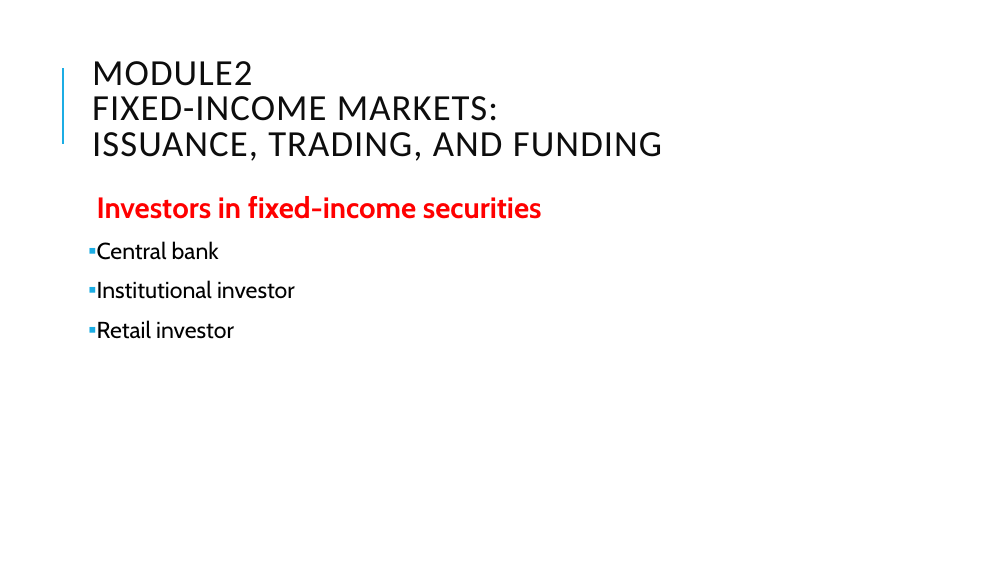
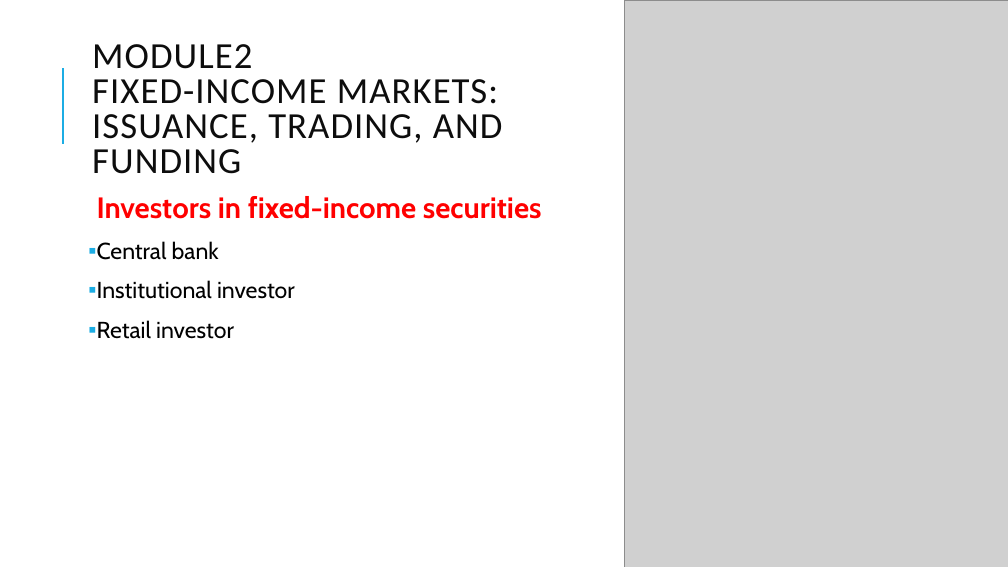
Before and after one commit to Isco0530/data, a slide deck: slide 59 of Fixed Income.pptx. Drawn at 1008x567 pixels with LibreOffice and Linux fonts; fonts in the diff are those of the drawing; grey boxes stand for pictures. Boxes give left, top, right and bottom in pixels: in the first picture for what was removed or moved away, otherwise in the second. Text is boxed around its words. In the diff, an @@ line names an element or a change of style, - is before the commit and + after.

```diff
--- a/Fixed Income.pptx
+++ b/Fixed Income.pptx
@@ picture added at (625,0,1008,567) @@
@@ title "MODULE2 FIXED-INCOME MARKETS: ISSUANCE, TRADING, ..." rewrapped from (92,61,662,161) to (92,44,503,174) @@
```
Also in this commit, not shown: 6 other slides changed.
